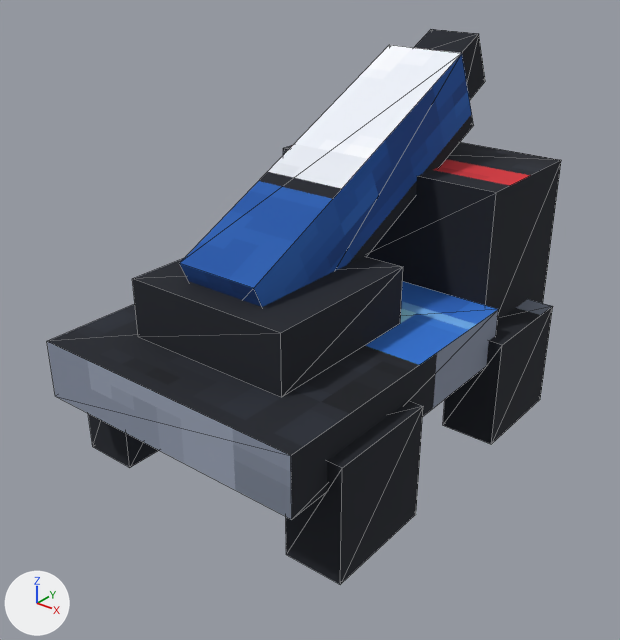
A saved change to the glTF model public/assets/models/units/missile_truck_blue.glb.
The view is the same before and after, from a camera (50 mm lens) standing at (1.033, -1.354, 1.088) and looking at (-0.006, -0.054, 0.282). Lighting does not change. The marker at lower left points along +X, +Y and +Z. The first picture is the older version. Mesh edges are drawn as thin lines. Vertices at exactly the same position are counted once.

Names of what the first picture shows: 'barrel', 'hull', 'turret', 'wheels_back', 'wheels_front'.
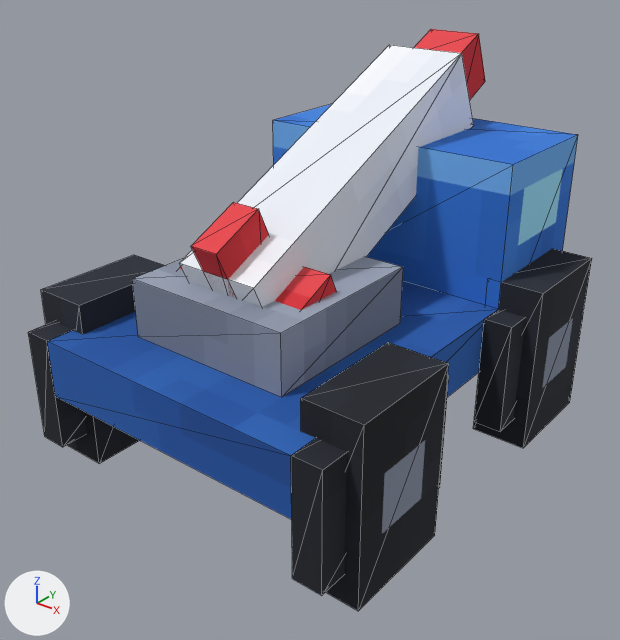
Location of each change, [x1, y1, x2, y2] in pixels of the pictures (620 x 640 px):
'hull', reshaped (10% taller): before [47, 142, 561, 520]; after [47, 104, 578, 520]
'wheels_back', reshaped, moved: before [88, 401, 423, 584]; after [28, 255, 449, 611]
'barrel', reshaped: before [180, 29, 485, 307]; after [180, 29, 485, 310]
'wheels_front', reshaped, moved: before [443, 299, 553, 444]; after [473, 249, 592, 448]
part 1 of me_hull_rigid_batch, deleted: before [283, 142, 561, 321]
part 2 of me_hull_rigid_batch, added (blue): after [273, 104, 578, 309]
part 3 of me_hull_rigid_batch, surface changed: [47, 281, 498, 520] in both
part 4 of me_turret_rigid_batch, surface changed (black to blue): [132, 256, 403, 397] in both
part 5 of me_barrel_rigid_batch, added (red): after [180, 202, 336, 310]
part 6 of me_barrel_rigid_batch, surface changed (blue to white): [180, 29, 485, 307] in both
part 7 of me_wheels_back_rigid_batch, added: after [41, 255, 165, 464]
part 8 of me_wheels_back_rigid_batch, added: after [28, 322, 87, 447]
part 9 of me_wheels_back_rigid_batch, added: after [301, 342, 449, 611]
part 10 of me_wheels_back_rigid_batch, added: after [291, 375, 449, 595]
part 11 of me_wheels_back_rigid_batch, deleted: before [88, 413, 159, 467]
part 12 of me_wheels_back_rigid_batch, deleted: before [286, 401, 423, 584]
part 13 of me_wheels_front_rigid_batch, added: after [473, 249, 592, 448]
part 14 of me_wheels_front_rigid_batch, added: after [474, 309, 526, 432]
part 15 of me_wheels_front_rigid_batch, deleted: before [443, 299, 553, 444]

Diff of the bpy script that builds the scene:
```diff
--- a/public/assets/models/units/missile_truck_blue.glb.py
+++ b/public/assets/models/units/missile_truck_blue.glb.py
@@ me_hull_rigid_batch @@
 # used by ob_hull; parent = ob_root; location = (0.0, 0.0, 0.188); rotation_euler = (0.000966, -0.000966, 0.0), in degrees (0.1, -0.1, 0)
-me_hull_rigid_batch.from_pydata(...)  # 16 vertices, 24 faces; spans x -0.312..0.312, y -0.5..0.5, z 0.0..0.375
+me_hull_rigid_batch.from_pydata(...)  # 20 vertices, 32 faces; spans x -0.312..0.312, y -0.5..0.562, z 0.0..0.438
+# me_hull_rigid_batch part 1: the loose piece of 8 vertices spanning x -0.281..0.281, y 0.188..0.5, z 0.0..0.375 is deleted
+# me_hull_rigid_batch part 2: 12 vertices added at x -0.312..0.312, y 0.188..0.562, z 0.0..0.438
+# me_hull_rigid_batch part 3: 10 kept faces spanning x -0.312..0.312, y -0.5..0.188, z 0.0..0.125 get new texture (UV) coordinates
 me_hull_rigid_batch.materials.append(mat_paint)
@@ me_turret_rigid_batch @@
 me_turret_rigid_batch.from_pydata(...)  # 8 vertices, 12 faces; spans x -0.188..0.188, y -0.25..0.125, z -0.125..0.0
 # used by ob_turret; parent = ob_hull; location = (0.0, -0.125, 0.25)
+# me_turret_rigid_batch part 4: texture (UV) coordinates of 12 of 12 faces, centred in x -0.188..0.188, y -0.25..0.125, z -0.125..0.0, changed; they spanned u 0.41..0.78, v 0.22..0.34 and now span u 0.44..0.81, v 0.52..0.58
 me_turret_rigid_batch.materials.append(mat_paint)
@@ me_barrel_rigid_batch @@
 # used by ob_barrel; parent = ob_turret; location = (0.0, 0.125, 0.0625)
-me_barrel_rigid_batch.from_pydata(...)  # 16 vertices, 24 faces; spans x -0.094..0.094, y -0.336..0.523, z -0.189..0.323
+me_barrel_rigid_batch.from_pydata(...)  # 32 vertices, 48 faces; spans x -0.156..0.156, y -0.362..0.523, z -0.245..0.323
+# me_barrel_rigid_batch part 5
+# 16 vertices are added at x -0.156..0.156, y -0.362..-0.117, z -0.245..0.091
+# 24 new faces join them
+# me_barrel_rigid_batch part 6: 24 kept faces spanning x -0.094..0.094, y -0.336..0.523, z -0.189..0.323 get new texture (UV) coordinates
 me_barrel_rigid_batch.materials.append(mat_paint)
@@ me_wheels_back_rigid_batch @@
 # used by ob_wheels_back; parent = ob_root; location = (0.0, -0.281, 0.125)
-me_wheels_back_rigid_batch.from_pydata(...)  # 16 vertices, 24 faces; spans x -0.344..0.344, y -0.125..0.125, z -0.125..0.125
+me_wheels_back_rigid_batch.from_pydata(...)  # 32 vertices, 48 faces; spans x -0.406..0.406, y -0.188..0.188, z -0.188..0.188
+# me_wheels_back_rigid_batch part 7: a new loose piece, a box spanning x -0.406..-0.281, y -0.125..0.125, z -0.188..0.188, in mat_paint (picture img_paint)
+# me_wheels_back_rigid_batch part 8: a new loose piece, a box spanning x -0.375..-0.312, y -0.188..0.188, z -0.125..0.125, in mat_paint (picture img_paint)
+# me_wheels_back_rigid_batch part 9: a new loose piece, a box spanning x 0.281..0.406, y -0.125..0.125, z -0.188..0.188, in mat_paint (picture img_paint)
+# me_wheels_back_rigid_batch part 10: a new loose piece, a box spanning x 0.312..0.375, y -0.188..0.188, z -0.125..0.125, in mat_paint (picture img_paint)
+# me_wheels_back_rigid_batch part 11: the loose piece of 8 vertices spanning x -0.344..-0.219, y -0.125..0.125, z -0.125..0.125 is deleted
+# me_wheels_back_rigid_batch part 12: the loose piece of 8 vertices spanning x 0.219..0.344, y -0.125..0.125, z -0.125..0.125 is deleted
 me_wheels_back_rigid_batch.materials.append(mat_paint)
@@ me_wheels_front_rigid_batch @@
 # used by ob_wheels_front; parent = ob_root; location = (0.0, 0.281, 0.125)
-me_wheels_front_rigid_batch.from_pydata(...)  # 16 vertices, 24 faces; spans x -0.344..0.344, y -0.125..0.125, z -0.125..0.125
+me_wheels_front_rigid_batch.from_pydata(...)  # 32 vertices, 48 faces; spans x -0.406..0.406, y -0.188..0.188, z -0.188..0.188
+# me_wheels_front_rigid_batch part 13: a new loose piece, a box spanning x 0.281..0.406, y -0.125..0.125, z -0.188..0.188, in mat_paint (picture img_paint)
+# me_wheels_front_rigid_batch part 14: a new loose piece, a box spanning x 0.312..0.375, y -0.188..0.188, z -0.125..0.125, in mat_paint (picture img_paint)
+# me_wheels_front_rigid_batch part 15: the loose piece of 8 vertices spanning x 0.219..0.344, y -0.125..0.125, z -0.125..0.125 is deleted
+# other edits to the shape of me_wheels_front_rigid_batch do not show in these pictures
 me_wheels_front_rigid_batch.materials.append(mat_paint)
@@ ob_wheels_back @@
 ob_wheels_back.parent = ob_root
-ob_wheels_back.location = (0.0, -0.281, 0.125)
+ob_wheels_back.location = (0.0, -0.312, 0.188)
@@ ob_wheels_front @@
 ob_wheels_front.parent = ob_root
-ob_wheels_front.location = (0.0, 0.281, 0.125)
+ob_wheels_front.location = (0.0, 0.312, 0.188)
```
